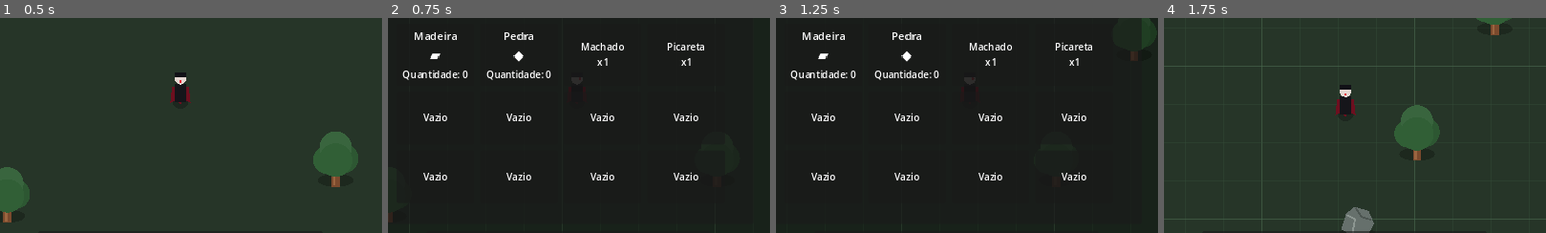
Above: before the commit, frames 1-4 (left to right).
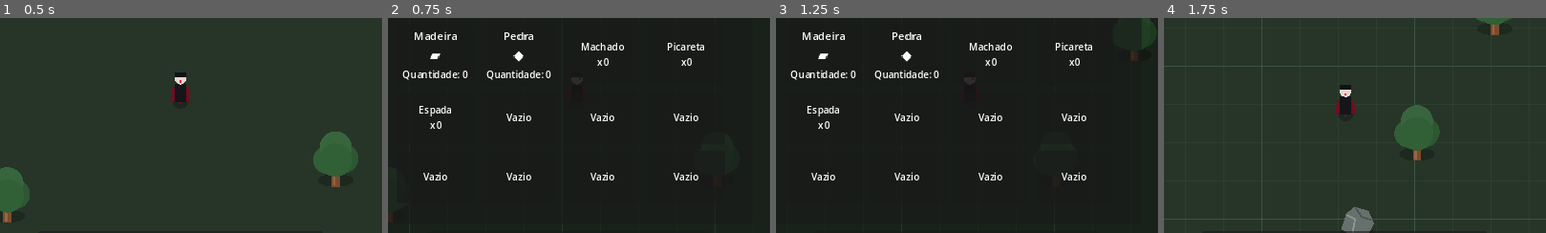
Above: after the commit, the same moments.

Repository: janduyankiingles-ops/Fantasy-Sandbox
Game: Godot game, scene res://scenes/main.tscn
Two runs of this game, one before a commit and one after it. Both use one fixed random seed, a clock stepped at 60 frames per second and the inputs below.
Inputs:
- Up to frame 1 (0.5 s): no input
- Up to frame 2 (0.75 s): tap Enter at 0.5 s; hold D from 0.53 s (still down); tap I at 0.6 s
- Up to frame 3 (1.25 s): keep holding D; tap Space at 0.77 s
- Up to frame 4 (1.75 s): tap I at 1.25 s; release D at 1.28 s; hold S from 1.28 s (still down); tap 1 at 1.35 s; tap Space at 1.52 s
The pictures show only the part of the screen within x 26-76%, y 33-83%; the shares and areas given below are measured in that part.

Frame 1 is identical in both runs. In frame 2, 0.4% of the frame differs, in the area x 8-80%, y 18-52%; in frame 3, 0.4%; in frame 4, nothing differs.
Error in both runs: Invalid call to function 'refresh_inventory (via call)' in base 'Control (inventory_ui.gd)'. Expected 5 arguments. (res://scripts/main.gd:74)

Commit message:
v0.0.6: show uncrafted tools and sword in inventory

Diff:
--- a/scenes/inventory_ui.tscn
+++ b/scenes/inventory_ui.tscn
@@ -133,7 +133,7 @@
 
 [node name="Label" type="Label" parent="InventoryPanel/Margin/VBox/Grid/Empty3"]
 layout_mode = 2
-text = "Machado\nx1"
+text = "Machado\nx0"
 horizontal_alignment = 1
 vertical_alignment = 1
 
@@ -143,7 +143,7 @@
 
 [node name="Label" type="Label" parent="InventoryPanel/Margin/VBox/Grid/Empty4"]
 layout_mode = 2
-text = "Picareta\nx1"
+text = "Picareta\nx0"
 horizontal_alignment = 1
 vertical_alignment = 1
 
@@ -153,7 +153,7 @@
 
 [node name="Label" type="Label" parent="InventoryPanel/Margin/VBox/Grid/Empty5"]
 layout_mode = 2
-text = "Vazio"
+text = "Espada\nx0"
 horizontal_alignment = 1
 vertical_alignment = 1
 
